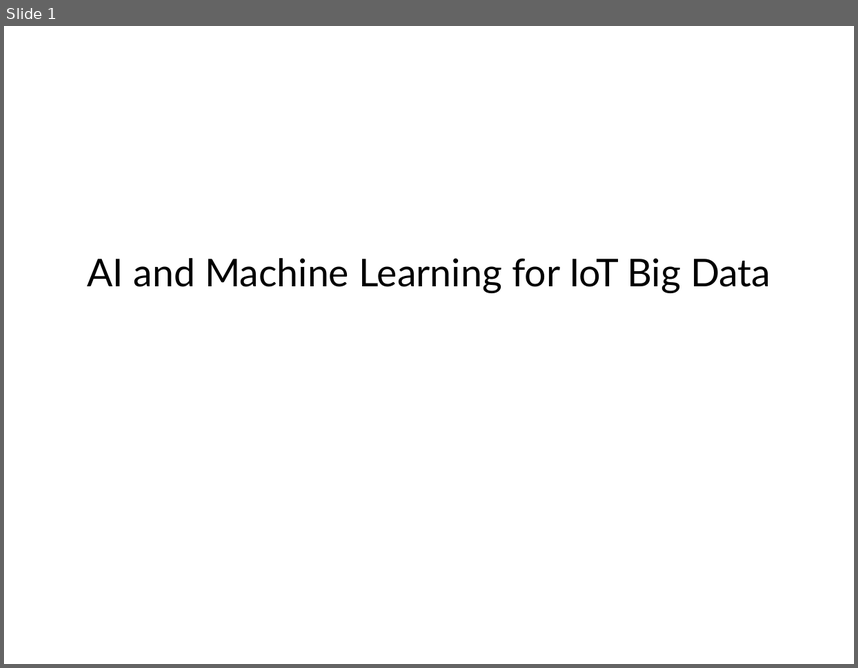
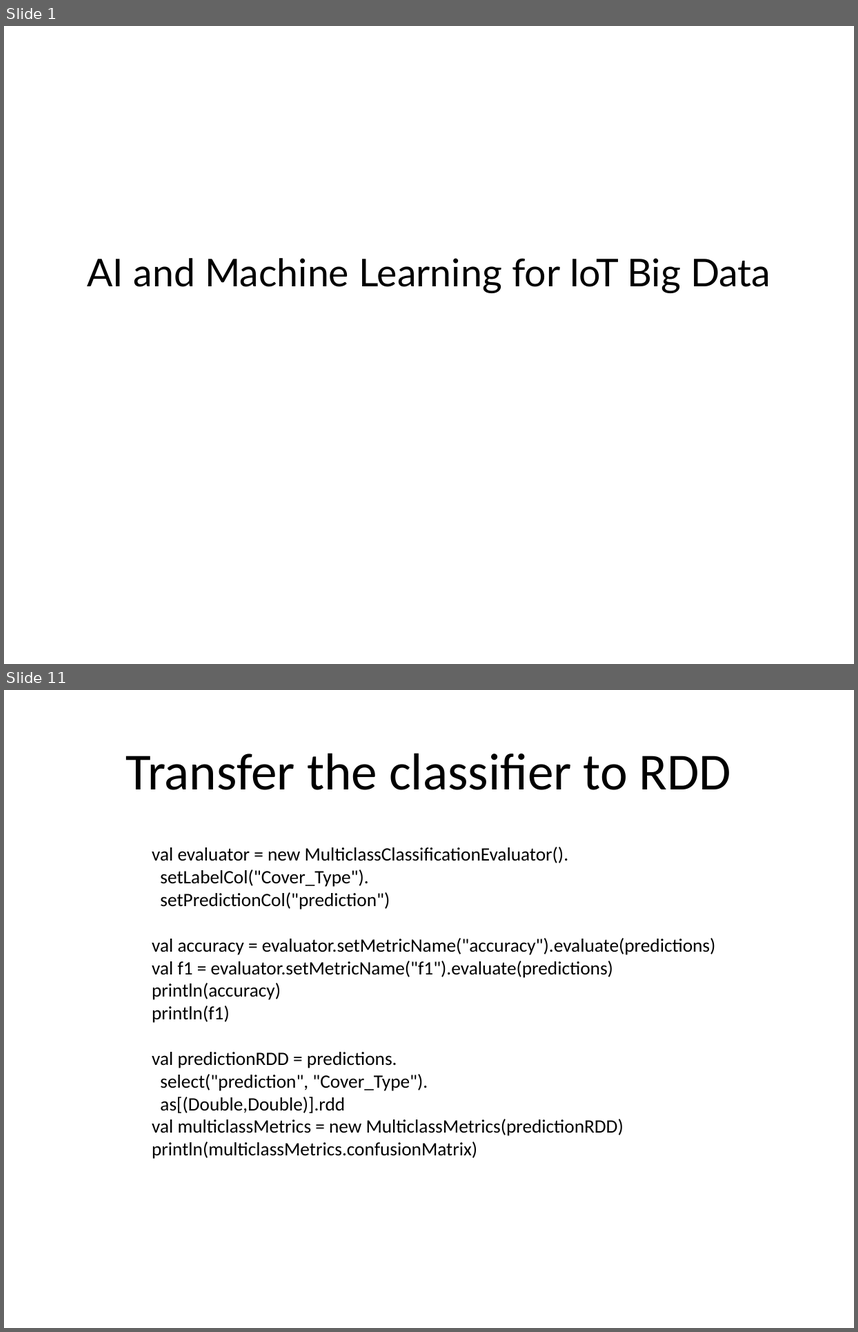
Before and after one commit to kic-markon/ITU_MSc_AM4, a slide deck: powerpoints/ITU Academy Slides AM4-10.pptx. Shown one above the other, each under a label of ours: slide 1 before the commit, slides 1 and 11 after it; the slides between them are not shown. The pictures are 858x668 and 858x1332 pixels, drawn with LibreOffice and Linux fonts; fonts in the diff are those of the drawing; background and template pictures are left out. Boxes give left, top, right and bottom in pixels: in the first picture for what was removed or moved away, otherwise in the second. Text is boxed around its words. In the diff, an @@ line names an element or a change of style, - is before the commit and + after.

```diff
--- a/powerpoints/ITU Academy Slides AM4-10.pptx
+++ b/powerpoints/ITU Academy Slides AM4-10.pptx
@@ slide 11 added at (4, 690, 854, 1328), background picture (left out) @@
@@ title added at (125, 753, 731, 790), 44 pt, text #000000 @@
+Transfer the classifier to RDD
@@ text added at (152, 847, 716, 1159), 16 pt, text #000000 @@
+val evaluator = new MulticlassClassificationEvaluator().
+setLabelCol("Cover_Type").
+setPredictionCol("prediction")
+val accuracy = evaluator.setMetricName("accuracy").evaluate(predictions)
+val f1 = evaluator.setMetricName("f1").evaluate(predictions)
+println(accuracy)
+println(f1)
+val predictionRDD = predictions.
+select("prediction", "Cover_Type").
+as[(Double,Double)].rdd
+val multiclassMetrics = new MulticlassMetrics(predictionRDD)
+println(multiclassMetrics.confusionMatrix)
```
Also in this commit, not shown: 1 slide changed, 9 other slides added, 1 slide removed, 50 other files.
